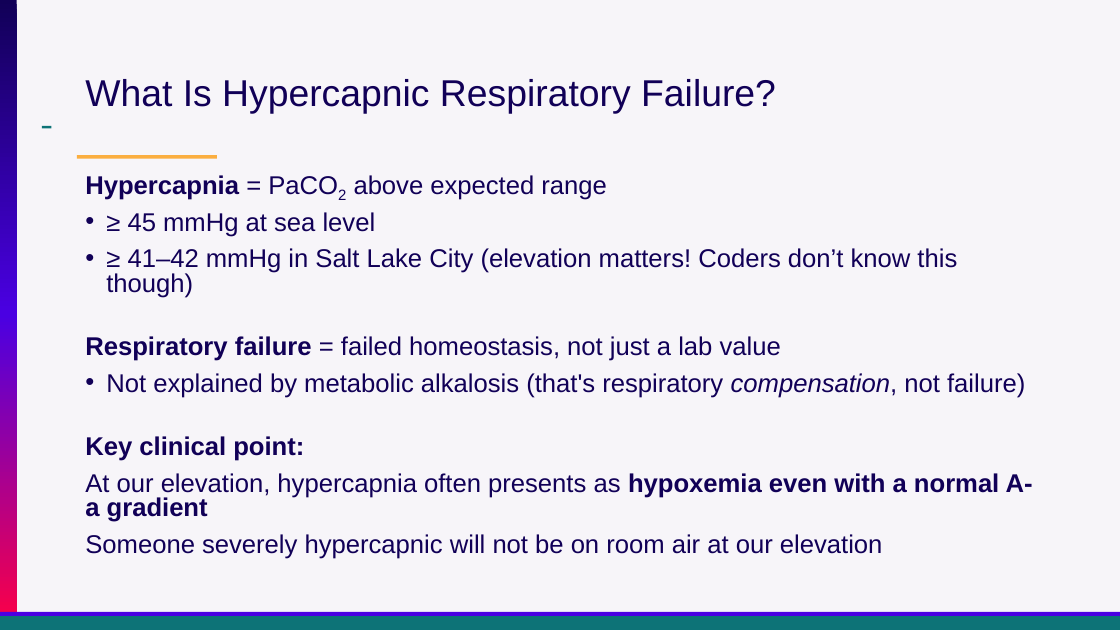
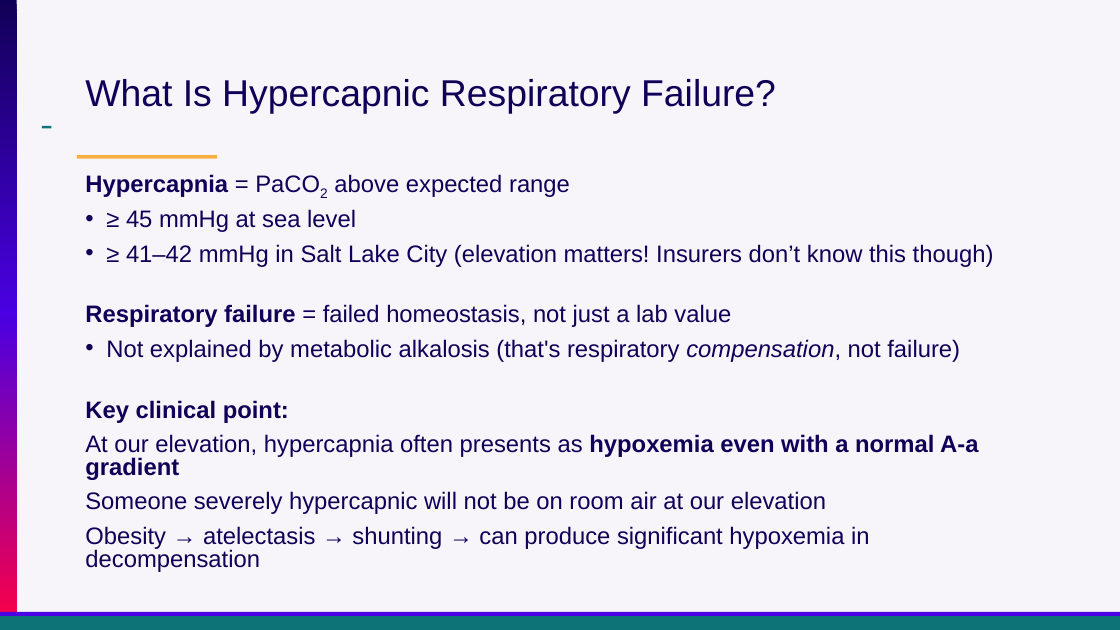
Before and after one commit to reblocke/clinical_talks, a slide deck: slide 11 of archive/Presentations/Locke Utah ACP OHS 2026.pptx (slide 9 before the commit). Drawn at 1120x630 pixels with LibreOffice and Linux fonts; fonts in the diff are those of the drawing. Boxes give left, top, right and bottom in pixels: in the first picture for what was removed or moved away, otherwise in the second. Text is boxed around its words. In the diff, an @@ line names an element or a change of style, - is before the commit and + after.

Commit message:
Update archived presentation files
Replace two archived PowerPoint files with updated versions: archive/Presentations/Locke Research Update Mar2026.pptx and archive/Presentations/Locke Utah ACP OHS 2026.pptx. Keeps the archive in sync with the latest presentation edits.

```diff
--- a/archive/Presentations/Locke Utah ACP OHS 2026.pptx
+++ b/archive/Presentations/Locke Utah ACP OHS 2026.pptx
@@ text at <box>85,174,978,514</box>: size 22 to 20.4 pt in "Hypercapnia = PaCO2 above expected range", "≥ 45 mmHg at sea level", "Respiratory failure = failed homeostasis, not just ...", "Not explained by metabolic alkalosis (that's respiratory ..." and 3 more places @@
@@ text at <box>126,244,994,267</box>: text changed; size 22 to 20.4 pt @@
-• ≥ 41–42 mmHg in Salt Lake City (elevation matters! Coders don’t know this though)
+• ≥ 41–42 mmHg in Salt Lake City (elevation matters! Insurers don’t know this though)
@@ text at <box>85,526,870,572</box>: paragraph added @@
+Obesity → atelectasis → shunting → can produce significant hypoxemia in decompensation
```
Also in this commit, not shown: 25 other slides changed, 7 slides added, 8 slides removed, 1 other file.
